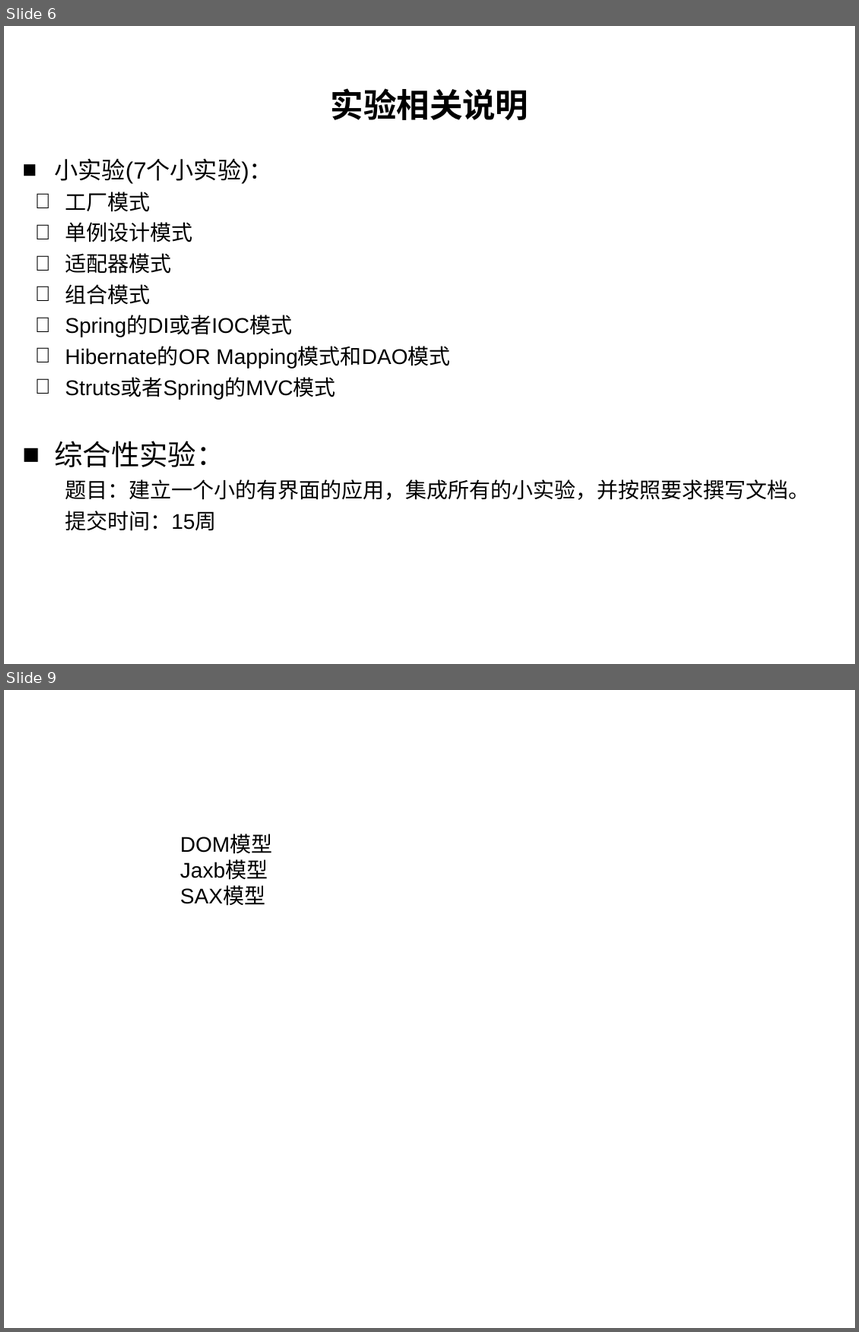
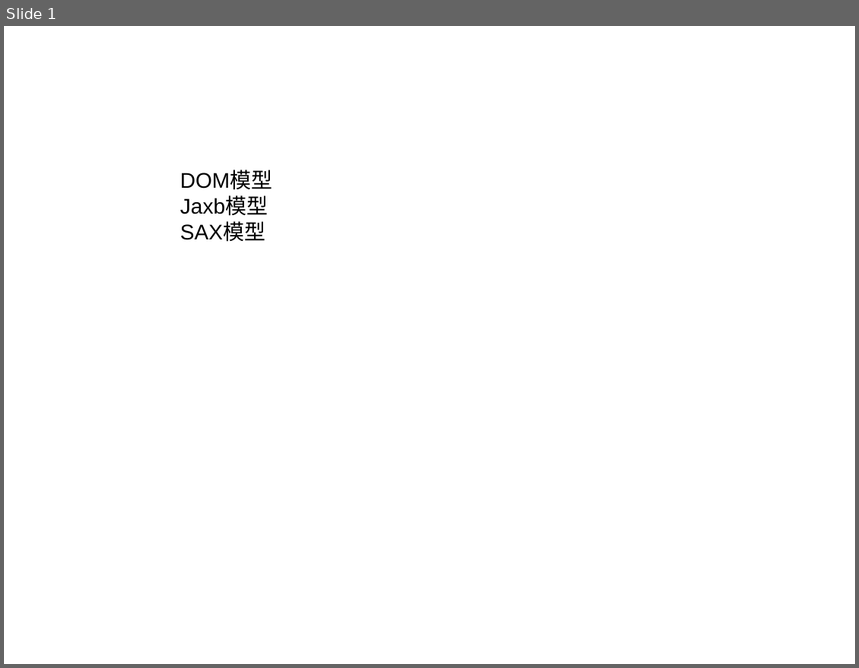
Before and after one commit to liangshanhero/sa, a slide deck: sa/文档/2019 软件体系结构（00）：其他想法.ppt. Shown one above the other, each under a label of ours: slides 6 and 9 before the commit, slide 1 after it; the slides between them are not shown. The pictures are 859x1332 and 859x668 pixels, drawn with LibreOffice and Linux fonts; fonts in the diff are those of the drawing; background and template pictures are left out. Boxes give left, top, right and bottom in pixels: in the first picture for what was removed or moved away, otherwise in the second. Text is boxed around its words. In the diff, an @@ line names an element or a change of style, - is before the commit and + after.

```diff
--- a/sa/文档/2019 软件体系结构（00）：其他想法.ppt
+++ b/sa/文档/2019 软件体系结构（00）：其他想法.ppt
@@ slide 6 removed at (4,26,855,664), background picture (left out) @@
@@ title removed at (331,88,529,120) @@
-实验相关说明
@@ text removed at (54,158,810,531) @@
-■ 小实验(7个小实验)：
-   工厂模式
-   单例设计模式
-   适配器模式
-   组合模式
-   Spring的DI或者IOC模式
-   Hibernate的OR Mapping模式和DAO模式
-   Struts或者Spring的MVC模式
-■ 综合性实验：
-  题目：建立一个小的有界面的应用，集成所有的小实验，并按照要求撰写文档。
-  提交时间：15周
@@ what was slide 9 is now slide 1 @@
```
Also in this commit, not shown: 1 slide added, 7 other slides removed, 7 other files.
